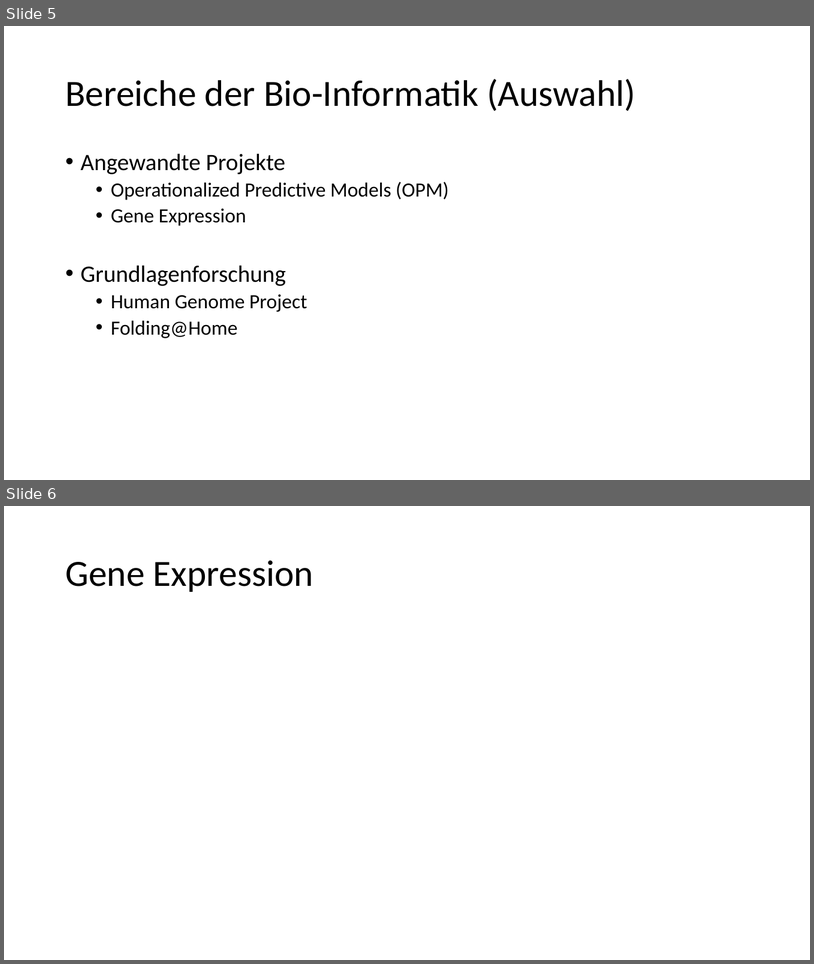
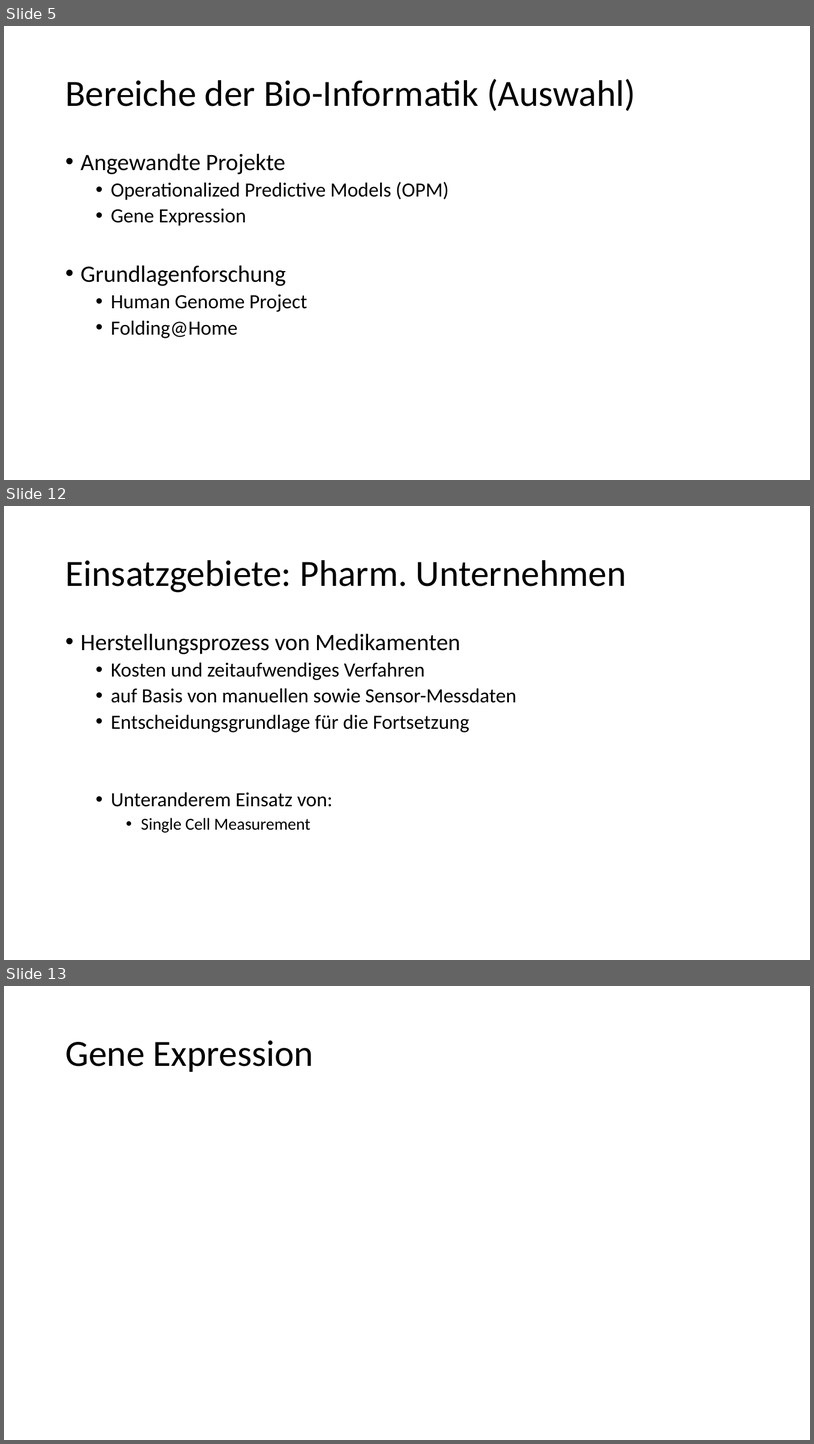
Before and after one commit to advocd/ss2016-innovative_technologien, a slide deck: Von der Informatik die Auszog um die Welt.pptx. Shown one above the other, each under a label of ours: slides 5 and 6 before the commit, slides 5, 12 and 13 after it; the slides between them are not shown. The pictures are 814x964 and 814x1444 pixels, drawn with LibreOffice and Linux fonts; fonts in the diff are those of the drawing. Boxes give left, top, right and bottom in pixels: in the first picture for what was removed or moved away, otherwise in the second. Text is boxed around its words. In the diff, an @@ line names an element or a change of style, - is before the commit and + after.

```diff
--- a/Von der Informatik die Auszog um die Welt.pptx
+++ b/Von der Informatik die Auszog um die Welt.pptx
@@ slide 12 added at box(4, 506, 810, 960), background #FFFFFF @@
@@ title added at box(65, 560, 627, 592), 44 pt, text #000000 @@
+Einsatzgebiete: Pharm. Unternehmen
@@ text added at box(81, 633, 516, 832), 24 pt, text #000000 @@
+• Herstellungsprozess von Medikamenten
+  • Kosten und zeitaufwendiges Verfahren
+  • auf Basis von manuellen sowie Sensor-Messdaten
+  • Entscheidungsgrundlage für die Fortsetzung
+  • Unteranderem Einsatz von:
+    • Single Cell Measurement
@@ what was slide 6 is now slide 13 @@
```
Also in this commit, not shown: 2 slides changed, 5 other slides added, 9 other files.
